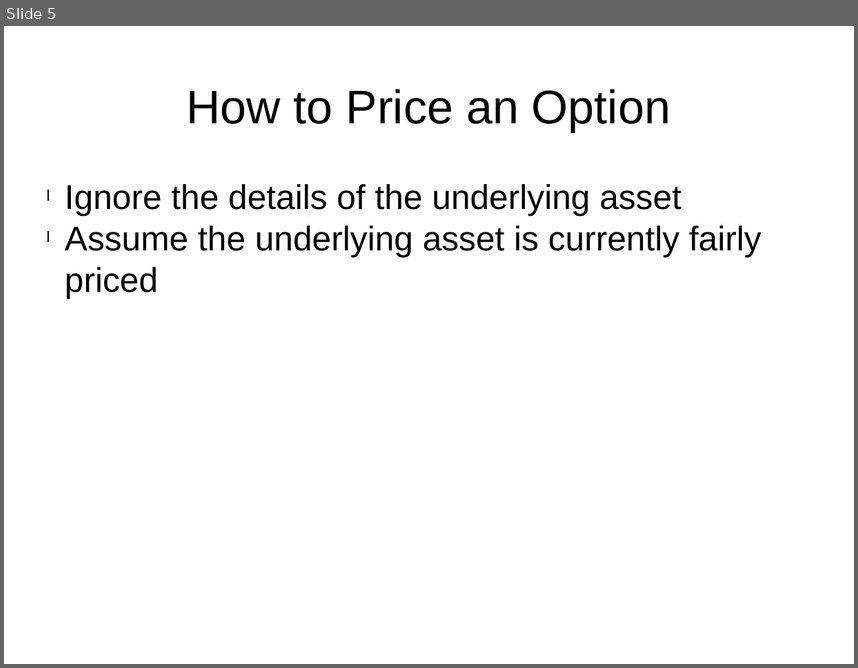
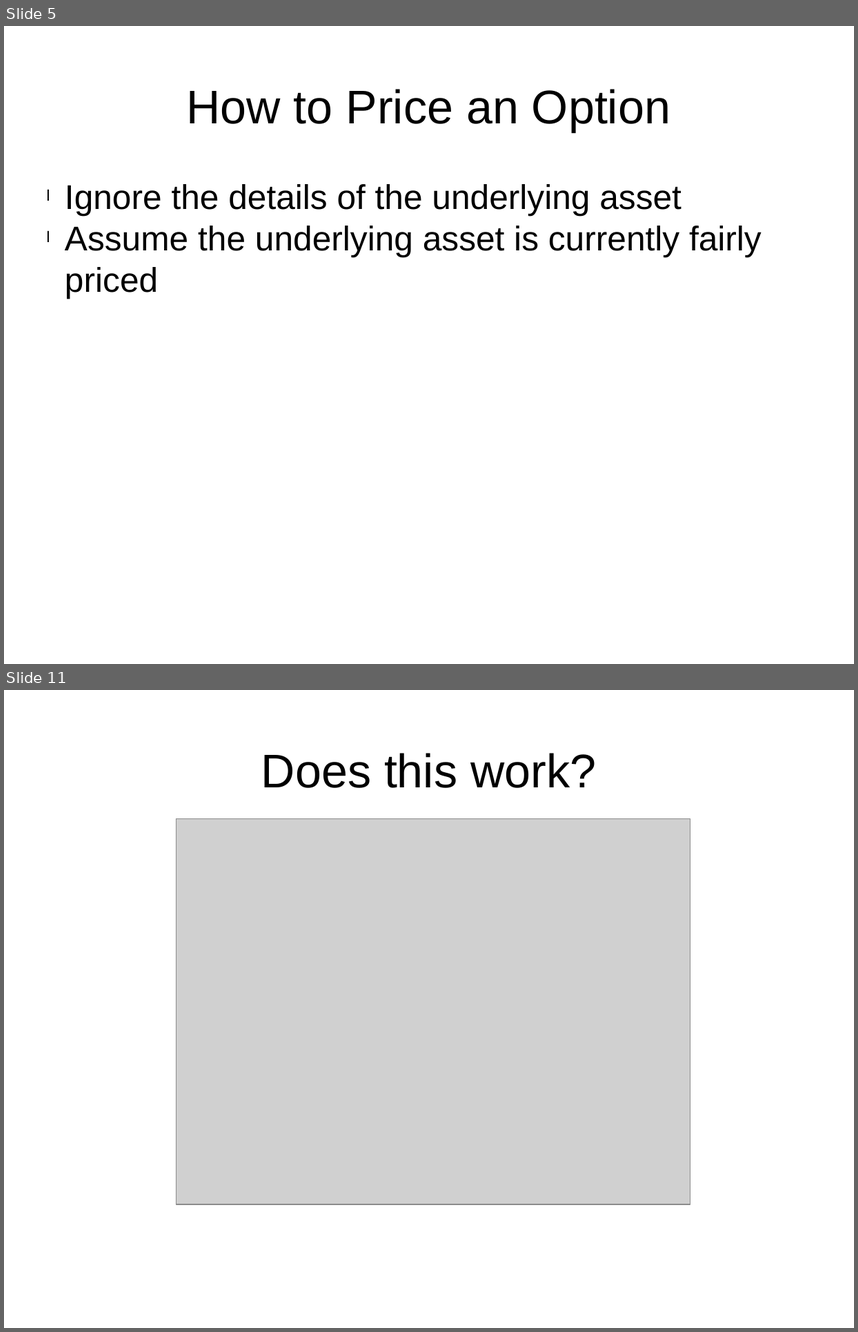
Before and after one commit to HaroldRKingsberg/MLMC, a slide deck: docs/final_presentation.pptx. Shown one above the other, each under a label of ours: slide 5 before the commit, slides 5 and 11 after it; the slides between them are not shown. The pictures are 858x668 and 858x1332 pixels, drawn with LibreOffice and Linux fonts; fonts in the diff are those of the drawing; grey boxes stand for pictures. Boxes give left, top, right and bottom in pixels: in the first picture for what was removed or moved away, otherwise in the second. Text is boxed around its words. In the diff, an @@ line names an element or a change of style, - is before the commit and + after.

```diff
--- a/docs/final_presentation.pptx
+++ b/docs/final_presentation.pptx
@@ slide 11 added at [4,690,854,1328], background #FFFFFF @@
@@ text added at [261,753,596,788], 44 pt, text #000000 @@
+Does this work?
@@ picture added at [176,819,691,1205] @@
```
Also in this commit, not shown: 1 slide changed, 5 other slides added, 1 slide removed.
